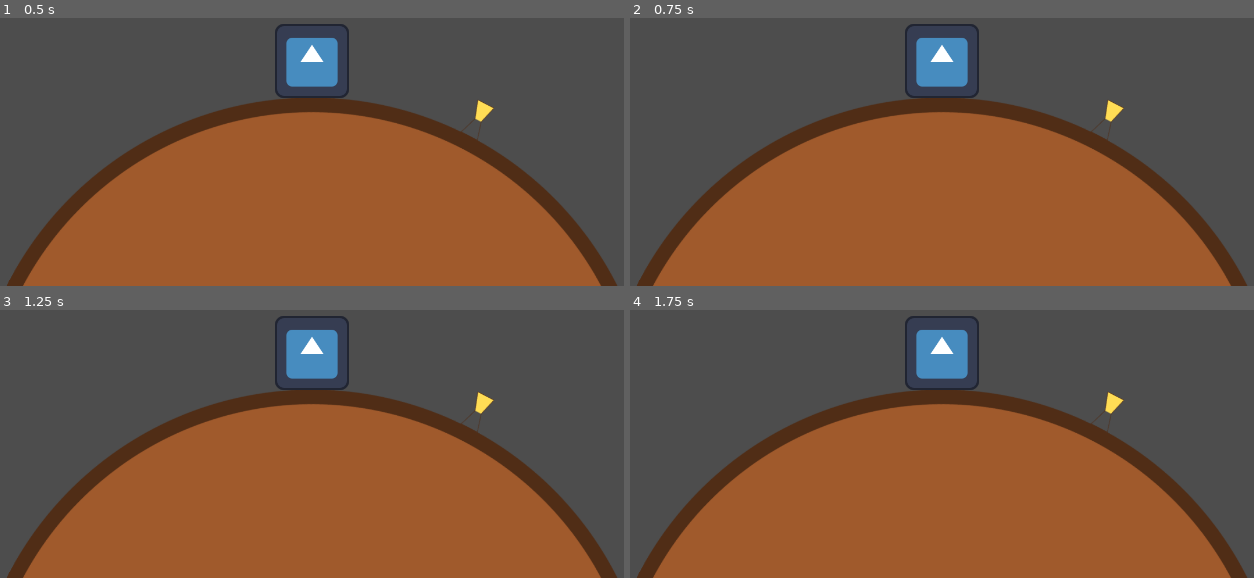
Above: before the commit, frames 1-4 (two rows, left to right).
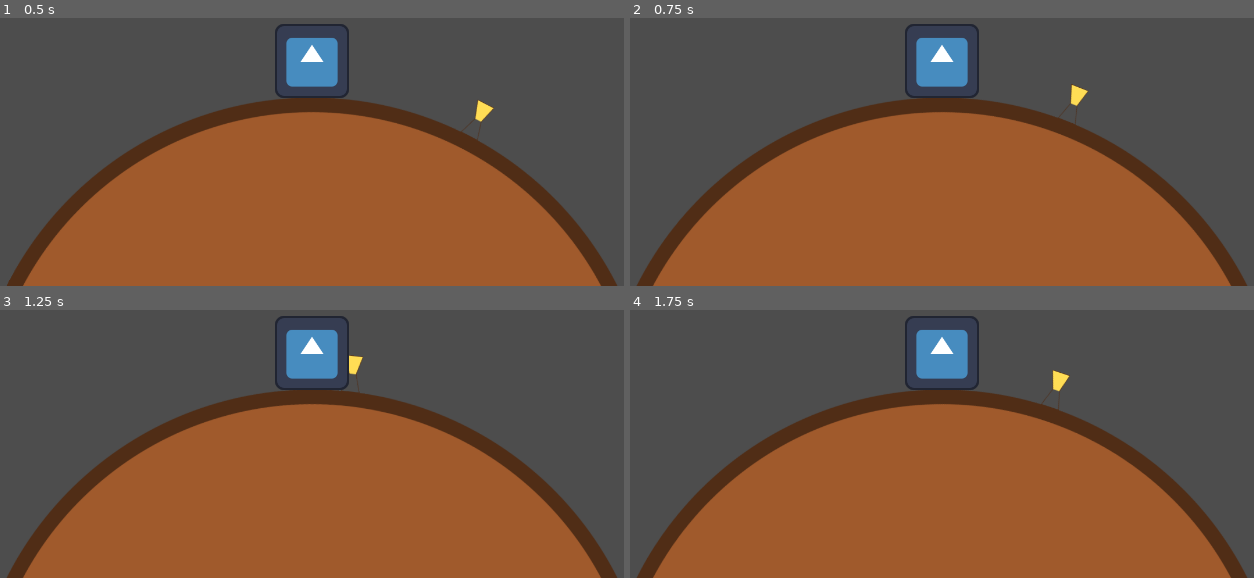
Above: after the commit, the same moments.

Repository: RajwolChapagain/GMTK-2025
Game: Godot game, scene res://scenes/main.tscn
The game is run twice, just before and just after one commit, with the same random seed, the same clock (stepped at 60 frames per second) and the same inputs. The engine's default icon, where the game draws it, is replaced by a stand-in: a white triangle on a blue panel in a dark square.
Inputs:
- Up to frame 1 (0.5 s): no input
- Up to frame 2 (0.75 s): tap Enter at 0.5 s; hold Right (move_right, bound only after the commit) from 0.53 s (still down)
- Up to frame 3 (1.25 s): keep holding Right (move_right, bound only after the commit)
- Up to frame 4 (1.75 s): release Right (move_right, bound only after the commit) at 1.28 s; hold Left (move_left, bound only after the commit) from 1.28 s (still down)

Frame 1 is identical in both runs. In frame 2, 0.3% of the frame differs, in the area x 68-80%, y 24-46%; in frame 3, 0.3%; in frame 4, 0.3%.

Commit message:
Make world move with input

Diff:
--- a/project.godot
+++ b/project.godot
@@ -19,3 +19,16 @@
 
 window/size/viewport_width=1376
 window/size/viewport_height=774
+
+[input]
+
+move_right={
+"deadzone": 0.2,
+"events": [Object(InputEventKey,"resource_local_to_scene":false,"resource_name":"","device":-1,"window_id":0,"alt_pressed":false,"shift_pressed":false,"ctrl_pressed":false,"meta_pressed":false,"pressed":false,"keycode":0,"physical_keycode":4194321,"key_label":0,"unicode":0,"location":0,"echo":false,"script":null)
+]
+}
+move_left={
+"deadzone": 0.2,
+"events": [Object(InputEventKey,"resource_local_to_scene":false,"resource_name":"","device":-1,"window_id":0,"alt_pressed":false,"shift_pressed":false,"ctrl_pressed":false,"meta_pressed":false,"pressed":false,"keycode":0,"physical_keycode":4194319,"key_label":0,"unicode":0,"location":0,"echo":false,"script":null)
+]
+}
--- a/scenes/world.tscn
+++ b/scenes/world.tscn
@@ -1,10 +1,12 @@
-[gd_scene load_steps=3 format=3 uid="uid://dfumf0si3mdws"]
+[gd_scene load_steps=4 format=3 uid="uid://dfumf0si3mdws"]
 
+[ext_resource type="Script" uid="uid://rcfv52f12dge" path="res://scripts/world.gd" id="1_4wyf3"]
 [ext_resource type="Texture2D" uid="uid://dobpbi1dn3v8s" path="res://assets/ground.png" id="1_nnsk1"]
 [ext_resource type="PackedScene" uid="uid://cmccydrsy5got" path="res://scenes/hourglass.tscn" id="2_rwgxs"]
 
 [node name="World" type="Node2D"]
 rotation = 0.47822
+script = ExtResource("1_4wyf3")
 
 [node name="Ground" type="Sprite2D" parent="."]
 texture = ExtResource("1_nnsk1")
--- /dev/null
+++ b/scripts/world.gd
@@ -0,0 +1,9 @@
+extends Node2D
+
+@export var angular_speed: int = 30 #degrees per second
+
+func _process(delta: float) -> void:
+	if Input.is_action_pressed("move_left"):
+		rotate(deg_to_rad(angular_speed*delta))
+	elif Input.is_action_pressed("move_right"):
+		rotate(deg_to_rad(-angular_speed*delta))
Not shown, added: scripts/world.gd.uid
